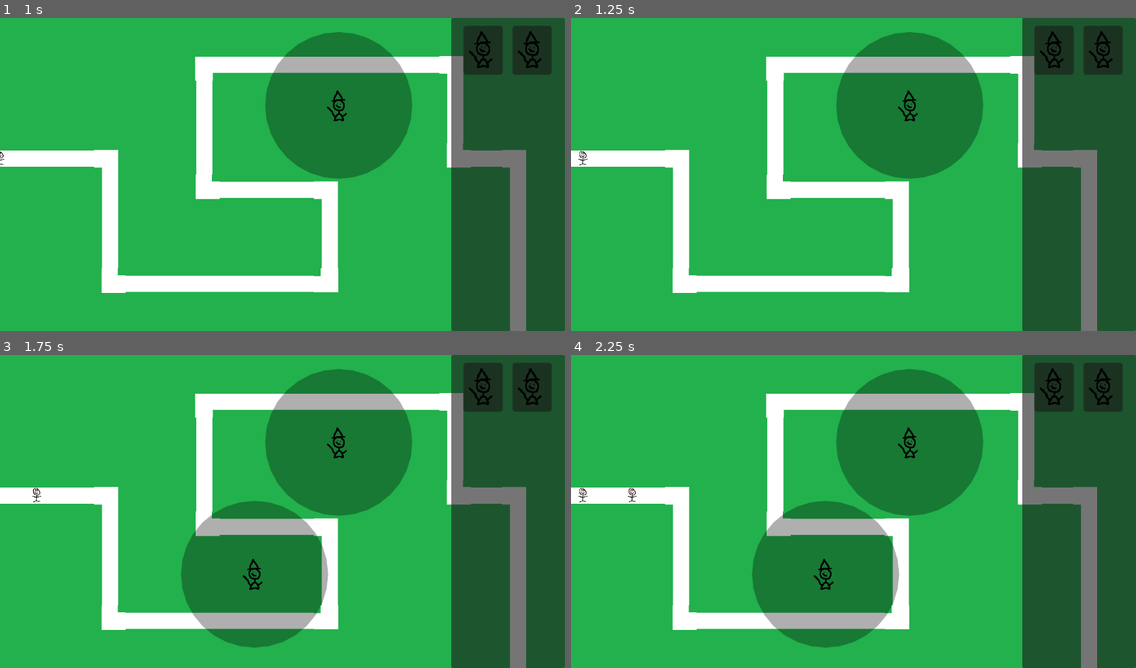
Above: before the commit, frames 1-4 (two rows, left to right).
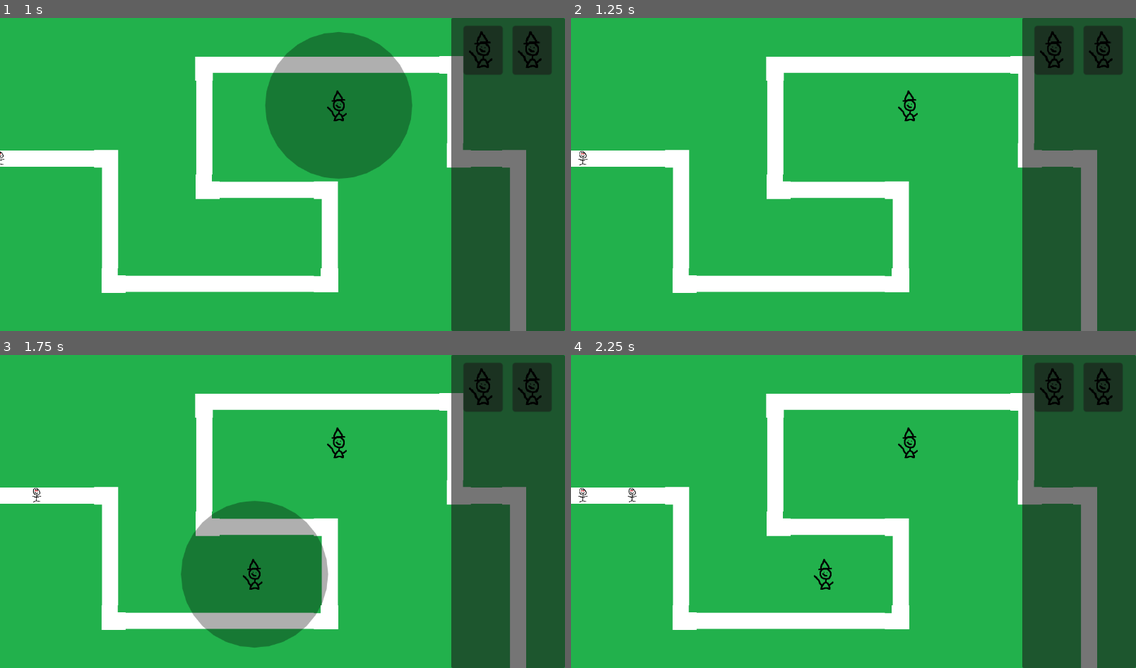
Above: after the commit, the same moments.

Repository: JFraser99/Tower-Defense
Game: Godot game, scene res://Main.tscn
The game is run twice, just before and just after one commit, with the same random seed, the same clock (stepped at 60 frames per second) and the same inputs.
Inputs (mouse positions are in pixels of both pictures, inside the frame that each line leads up to):
- Up to frame 1 (1 s): tap Enter at 0.5 s; drag from (485, 49) to (339, 105) at 0.52 s
- Up to frame 2 (1.25 s): no input
- Up to frame 3 (1.75 s): drag from (531, 386) to (254, 574) at 1.27 s
- Up to frame 4 (2.25 s): move the mouse to (910, 442) at 2.02 s; click (910, 442) at 2.17 s

Frame 1 is identical in both runs. In frame 2, 9.4% of the frame differs, in the area x 46-73%, y 4-52%; in frame 3, 9.4%; in frame 4, 19%, in the area x 32-73%, y 4-94%.

Commit message:
Fixed bugs with tower placement

Diff:
--- a/Assets/Towers/Panel_Mage.gd
+++ b/Assets/Towers/Panel_Mage.gd
@@ -5,21 +5,32 @@
 var currTile
 @onready var tempTowersPath = get_tree().get_root().get_node("Main/TempTowers")
 @onready var towersPath = get_tree().get_root().get_node("Main/Towers")
+var canAddAnother: bool = true
 
 func _on_gui_input(event):
-	var tempTower = tower.instantiate()
-	if event is InputEventMouseButton and event.button_mask == 1:
-		# Left Click Down
-		tempTowersPath.add_child(tempTower)
-		tempTowersPath.get_child(0).global_position = event.global_position
-		tempTower.process_mode = Node.PROCESS_MODE_DISABLED
-	elif event is InputEventMouseMotion and event.button_mask == 1:
+	if event is InputEventMouseMotion:
 		# Left Click Down Drag
-		tempTowersPath.get_child(0).global_position = event.global_position
-	elif event is InputEventMouseButton and event.button_mask == 0:
-		# Left Click Up
-		tempTowersPath.get_child(0).queue_free()
+		if tempTowersPath.get_child_count() > 0:
+			tempTowersPath.get_child(0).global_position = event.global_position
+	elif event is InputEventMouseButton:
+		if event.button_index == MOUSE_BUTTON_LEFT:
+			if event.button_mask == 0 and tempTowersPath.get_child_count() > 0:
+				# Left Click Up
+				tempTowersPath.get_child(0).queue_free()
 
-		towersPath.add_child(tempTower)
-		tempTower.global_position = event.global_position
-		tempTower.get_node("DetectionArea").hide()
+				var tempTower = tower.instantiate()
+				towersPath.add_child(tempTower)
+				tempTower.global_position = event.global_position
+				tempTower.get_node("Area").hide()
+				canAddAnother = true
+			elif canAddAnother and event.button_mask == 1:
+				# Left Click Down
+				var tempTower = tower.instantiate()
+				tempTowersPath.add_child(tempTower)
+				tempTowersPath.get_child(0).global_position = event.global_position
+				tempTower.process_mode = Node.PROCESS_MODE_DISABLED
+				canAddAnother = false
+		else:
+			if tempTowersPath.get_child_count() > 0:
+				tempTowersPath.get_child(0).queue_free()
+				canAddAnother = true
--- a/Assets/Towers/Tower_Mage.tscn
+++ b/Assets/Towers/Tower_Mage.tscn
@@ -42,7 +42,7 @@
 [node name="AttackCooldownTimer" type="Timer" parent="."]
 wait_time = 0.6
 
-[node name="Panel" type="Panel" parent="."]
+[node name="Area" type="Panel" parent="."]
 modulate = Color(0, 0, 0, 0.313726)
 offset_left = -150.0
 offset_top = -150.0
